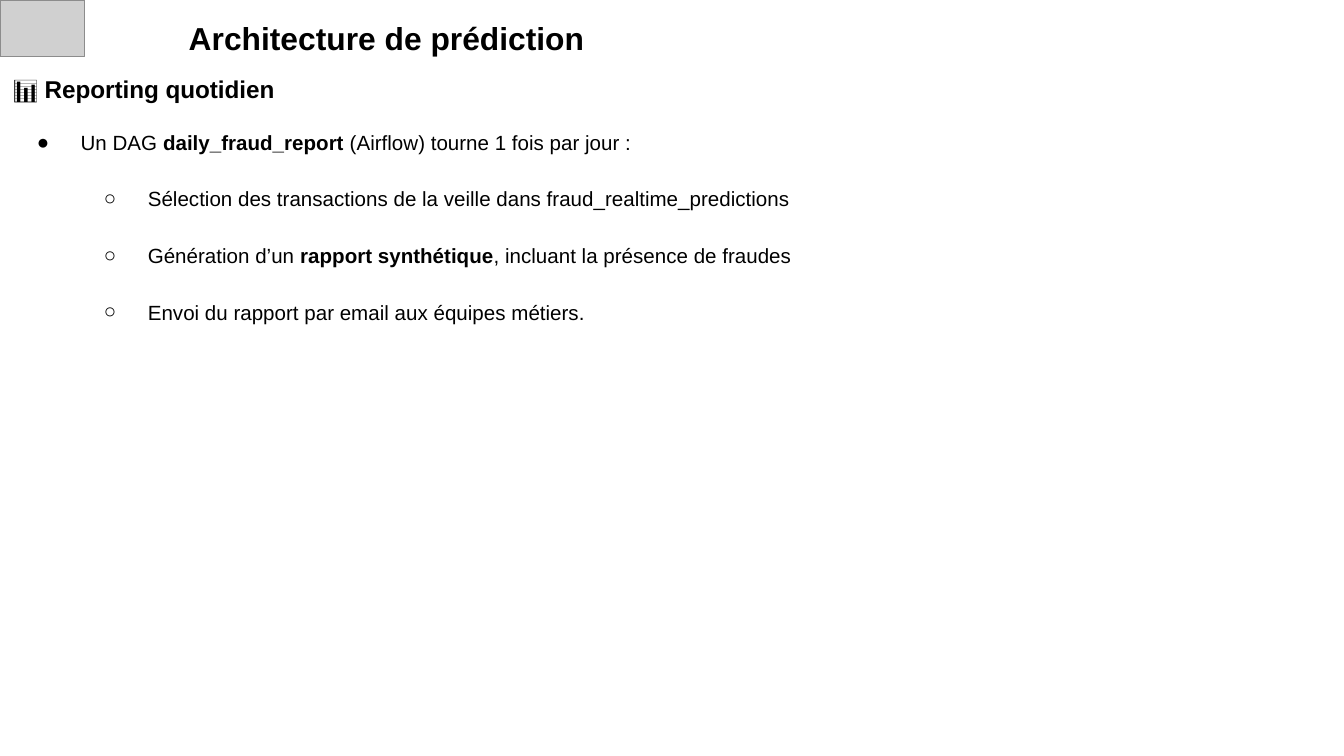
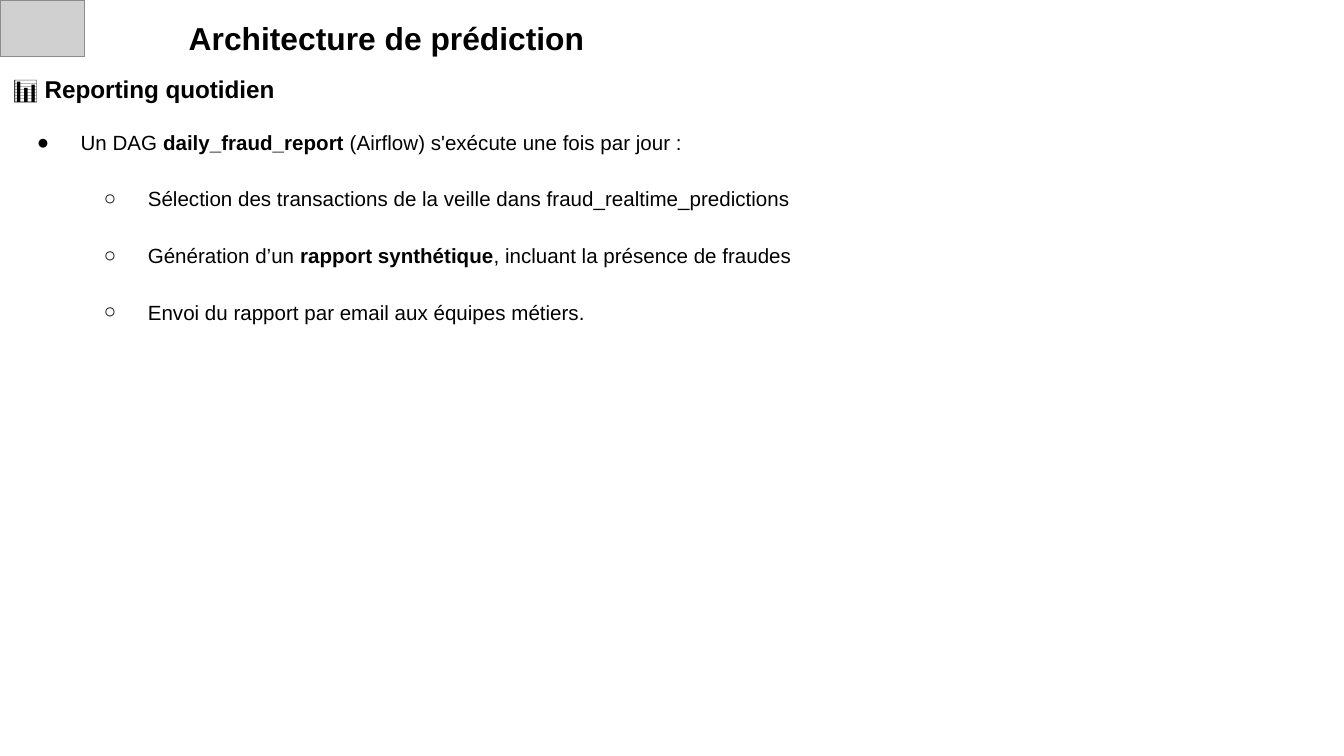
Before and after one commit to aurelienchalm/LDS_block_3_lead, a slide deck: slide 9 of LDS_Block_3_Lead.pptx. Drawn at 1344x756 pixels with LibreOffice and Linux fonts; fonts in the diff are those of the drawing; grey boxes stand for pictures. Boxes give left, top, right and bottom in pixels: in the first picture for what was removed or moved away, otherwise in the second. Text is boxed around its words. In the diff, an @@ line names an element or a change of style, - is before the commit and + after.

```diff
--- a/LDS_Block_3_Lead.pptx
+++ b/LDS_Block_3_Lead.pptx
@@ title at (x1=81, y1=135, x2=670, y2=155): text changed @@
-● Un DAG daily_fraud_report (Airflow) tourne 1 fois par jour :
+● Un DAG daily_fraud_report (Airflow) s'exécute une fois par jour :
```
Also in this commit, not shown: 11 other slides changed, 2 other files.
